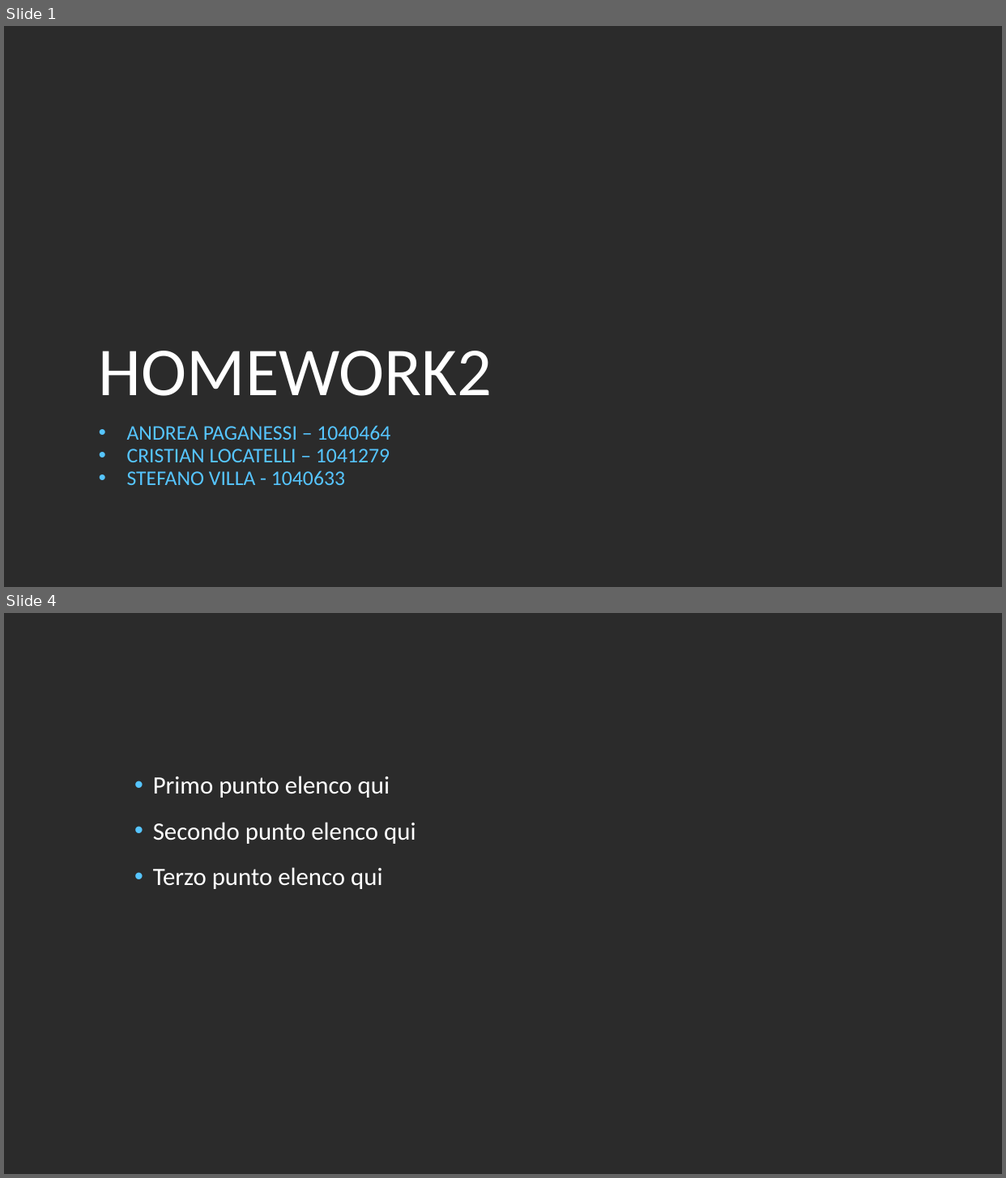
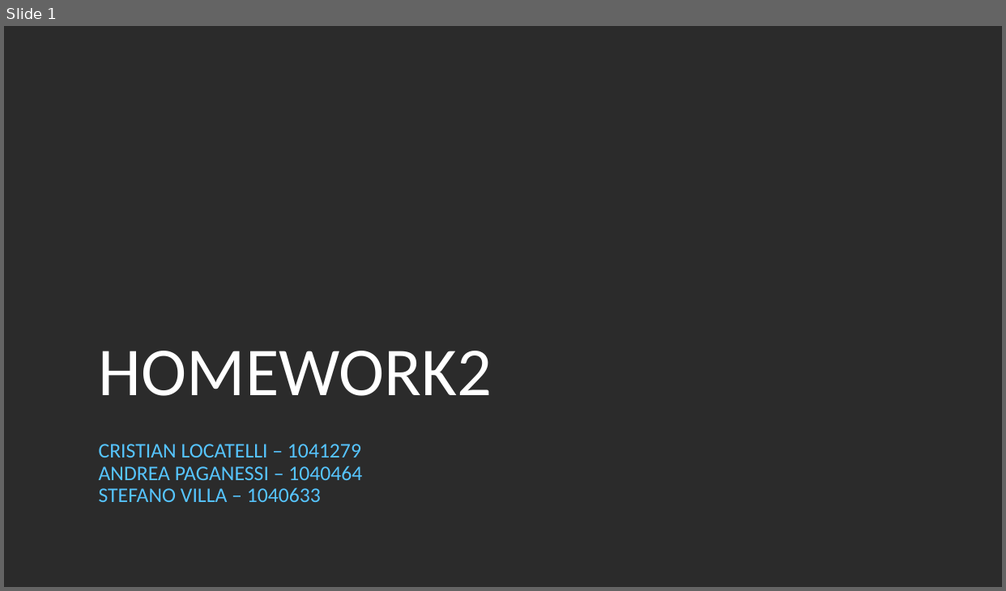
Before and after one commit to stefanovilla96/TCM_Laboratorio, a slide deck: Homework2/Homework2.ppt. Shown one above the other, each under a label of ours: slides 1 and 4 before the commit, slide 1 after it; the slides between them are not shown. The pictures are 1006x1178 and 1006x591 pixels, drawn with LibreOffice and Linux fonts; fonts in the diff are those of the drawing; background and template pictures are left out; a plain dark background stands for a picture behind light text. Boxes give left, top, right and bottom in pixels: in the first picture for what was removed or moved away, otherwise in the second. Text is boxed around its words. In the diff, an @@ line names an element or a change of style, - is before the commit and + after.

Commit message:
powerpoint homework 2 layout

```diff
--- a/Homework2/Homework2.ppt
+++ b/Homework2/Homework2.ppt
@@ slide 4 removed at (4, 613, 1002, 1174), background picture (left out) @@
@@ text removed at (153, 776, 415, 889) @@
-• Primo punto elenco qui
-• Secondo punto elenco qui
-• Terzo punto elenco qui
@@ slide 1 changed as well @@
@@ subtitle "CRISTIAN LOCATELLI – 1041279": place and size @@
-subtitle "CRISTIAN LOCATELLI – 1041279" at (127, 425, 390, 485)
+subtitle "CRISTIAN LOCATELLI – 1041279" at (99, 444, 362, 502)
@@ subtitle at (99, 444, 361, 458): paragraph added @@
+CRISTIAN LOCATELLI – 1041279
@@ subtitle at (99, 466, 362, 480): bullet • to none @@
@@ subtitle at (99, 488, 321, 502): text changed @@
-• CRISTIAN LOCATELLI – 1041279
-• STEFANO VILLA - 1040633
+STEFANO VILLA – 1040633
```
Also in this commit, not shown: 4 slides added, 9 other slides removed.
